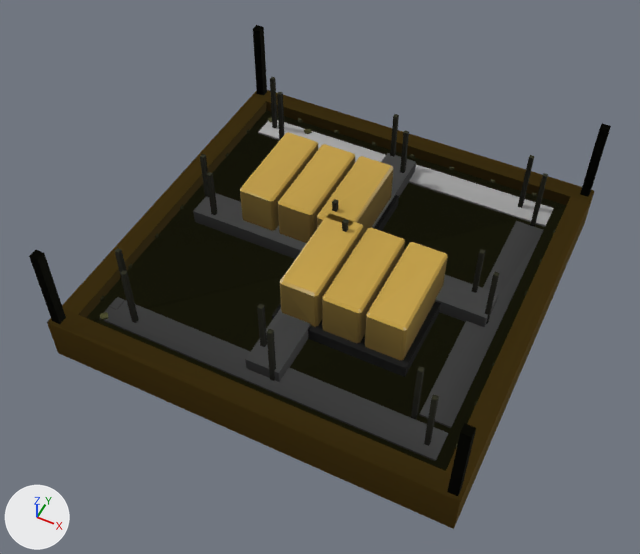
The glTF model assets/set_v5/meridian_defence_tower_foundation.glb: old version first, new version second.
One viewpoint serves both versions: a 50 mm lens placed at (2.26, -4.89, 6.11), pointed at (-0.04, -0.3, 0.37). The lights are fixed; the arrows at lower left show +X, +Y and +Z. The older version comes first. Vertices at exactly the same position are counted once.

In view in the first picture: 'body', 'body.001', 'body.002'.
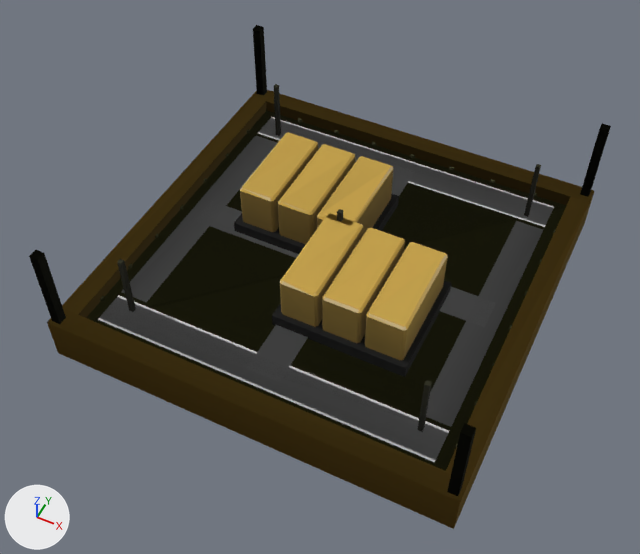
Pixel boxes (x1, y1, x2, y2) of what changed, in the pictures (640 x 554 px; the box of a moved part takes in the faces that stretch with it):
part 1 of me_mesh_0, moved or reshaped: before (270, 77, 277, 128); after (274, 84, 281, 136)
part 2 of me_mesh_0, moved or reshaped: before (115, 248, 127, 273); after (117, 259, 136, 312)
part 3 of me_mesh_0, moved or reshaped: before (332, 199, 338, 212); after (337, 209, 343, 222)
part 4 of me_mesh_0, moved or reshaped: before (518, 155, 534, 208); after (524, 164, 541, 217)
part 5 of me_mesh_0, moved or reshaped: before (411, 366, 425, 420); after (417, 380, 432, 432)
part 6 of me_mesh_0, rebuilt (not visible afterwards): before (245, 359, 279, 382)
part 7 of me_mesh_0, deleted: before (100, 92, 548, 446)
part 8 of me_mesh_0, built on: before (99, 132, 551, 461)
part 9 of me_mesh_0, recoloured: (95, 114, 557, 466) in both
part 10 of me_mesh_1, rebuilt (not visible afterwards): before (279, 182, 409, 382)
part 11 of me_mesh_1, rebuilt: before (193, 193, 496, 325); after (197, 201, 490, 301)
part 12 of me_mesh_1, built on: before (419, 262, 529, 427); after (122, 133, 554, 302)
part 13 of me_mesh_2, rebuilt: before (246, 153, 416, 373); after (248, 162, 414, 382)
part 14 of me_mesh_2, rebuilt (9% shorter): before (194, 211, 498, 327); after (197, 221, 496, 327)
part 15 of me_mesh_2, rebuilt: before (99, 297, 445, 432); after (98, 295, 449, 462)
part 16 of me_mesh_2, built on: before (425, 232, 543, 428); after (123, 117, 554, 290)

Patch to the scene script:
```diff
--- a/assets/set_v5/meridian_defence_tower_foundation.glb.py
+++ b/assets/set_v5/meridian_defence_tower_foundation.glb.py
@@ me_mesh_0 @@
 # used by ob_body; parent = ob_meridian_defence_tower_foundation_lod0; location = (0.0, 0.0, 0.0)
-me_mesh_0.from_pydata(...)  # 688 vertices, 930 faces; spans x -1.8..1.8, y -1.79..1.79, z 0.0..1.2
+me_mesh_0.from_pydata(...)  # 544 vertices, 732 faces; spans x -1.8..1.8, y -1.79..1.79, z 0.0..1.2
+# me_mesh_0 part 1: the loose piece of 8 vertices spanning x -1.42..-1.38, y 1.37..1.41, z 0.3..0.92 is moved by (0.09, -0.09, 0.0)
+# me_mesh_0 part 2: the loose piece of 8 vertices spanning x -1.42..-1.38, y -1.23..-1.19, z 0.3..0.92 is moved by (0.09, -0.09, 0.0)
+# me_mesh_0 part 3: the loose piece of 8 vertices spanning x -0.11..-0.07, y 0.07..0.11, z 0.3..0.92 is moved by (0.09, -0.09, 0.0)
+# me_mesh_0 part 4: the loose piece of 8 vertices spanning x 1.21..1.25, y 1.37..1.41, z 0.3..0.92 is moved by (0.09, -0.09, 0.0)
+# me_mesh_0 part 5: the loose piece of 8 vertices spanning x 1.21..1.25, y -1.23..-1.19, z 0.3..0.92 is moved by (0.09, -0.09, 0.0)
+# me_mesh_0 part 6: the loose piece of 8 vertices spanning x -0.15..0.15, y -1.4..1.4, z 0.3..0.44 is rebuilt with 4 vertices and now spans x -0.15..0.15, y -1.4..1.4, z 0.32
+# me_mesh_0 part 7: 16 loose pieces with 128 vertices, spanning x -1.53..1.42, y -1.51..1.51, z 0.3..0.92, are deleted
+# me_mesh_0 part 8: 12 vertices removed from x -1.51..1.51, y -1.5..1.5, z 0.3; 4 vertices added at x -1.51..-1.25, y -1.18..1.18, z 0.32
+# me_mesh_0 part 9: 219 kept faces spanning x -1.8..1.8, y -1.79..1.79, z 0.0..1.2 get new vertex colours
+# other edits to the shape of me_mesh_0 do not show in these pictures
 me_mesh_0.materials.append(mat_paint)
@@ me_mesh_1 @@
 # used by ob_body_001; parent = ob_meridian_defence_tower_foundation_lod1; location = (0.0, 0.0, 0.0)
-me_mesh_1.from_pydata(...)  # 112 vertices, 158 faces; spans x -1.8..1.8, y -1.79..1.79, z 0.0..1.2
+me_mesh_1.from_pydata(...)  # 104 vertices, 130 faces; spans x -1.8..1.8, y -1.79..1.79, z 0.0..1.2
+# me_mesh_1 part 10: the loose piece of 8 vertices spanning x -0.15..0.15, y -1.4..1.4, z 0.3..0.44 is rebuilt with 4 vertices and now spans x -0.15..0.15, y -1.4..1.4, z 0.32
+# me_mesh_1 part 11: the loose piece of 8 vertices spanning x -1.41..1.41, y -0.15..0.15, z 0.3..0.44 is rebuilt with 4 vertices and now spans x -1.41..1.41, y -0.15..0.15, z 0.32
+# me_mesh_1 part 12
+# 8 vertices are removed from x -1.51..1.51, y -1.5..1.18, z 0.3
+# 16 faces are deleted
+# 8 vertices are added at x -1.51..1.51, y -1.18..1.5, z 0.32
+# 4 new faces join them, mat_team
 me_mesh_1.materials.append(mat_paint)
@@ me_mesh_2 @@
 # used by ob_body_002; parent = ob_meridian_defence_tower_foundation_lod2; location = (0.0, 0.0, 0.0)
-me_mesh_2.from_pydata(...)  # 96 vertices, 130 faces; spans x -1.8..1.8, y -1.79..1.79, z 0.0..1.2
+me_mesh_2.from_pydata(...)  # 88 vertices, 102 faces; spans x -1.8..1.8, y -1.79..1.79, z 0.0..1.2
+# me_mesh_2 part 13: the loose piece of 8 vertices spanning x -0.15..0.15, y -1.4..1.4, z 0.3..0.44 is rebuilt with 4 vertices and now spans x -0.15..0.15, y -1.4..1.4, z 0.32
+# me_mesh_2 part 14: the loose piece of 8 vertices spanning x -1.41..1.41, y -0.15..0.15, z 0.3..0.44 is rebuilt with 4 vertices and now spans x -1.41..1.41, y -0.15..0.15, z 0.32
+# me_mesh_2 part 15: the loose piece of 8 vertices spanning x -1.51..1.51, y -1.5..-1.24, z 0.3..0.32 is rebuilt with 4 vertices and now spans x -1.51..1.51, y -1.52..-1.22, z 0.32
+# me_mesh_2 part 16
+# 4 vertices are removed from x 1.25..1.51, y -1.18..1.18, z 0.3
+# 8 faces are deleted
+# 8 vertices are added at x -1.51..1.51, y -1.18..1.52, z 0.32
+# 4 new faces join them, mat_team
 me_mesh_2.materials.append(mat_paint)
```
